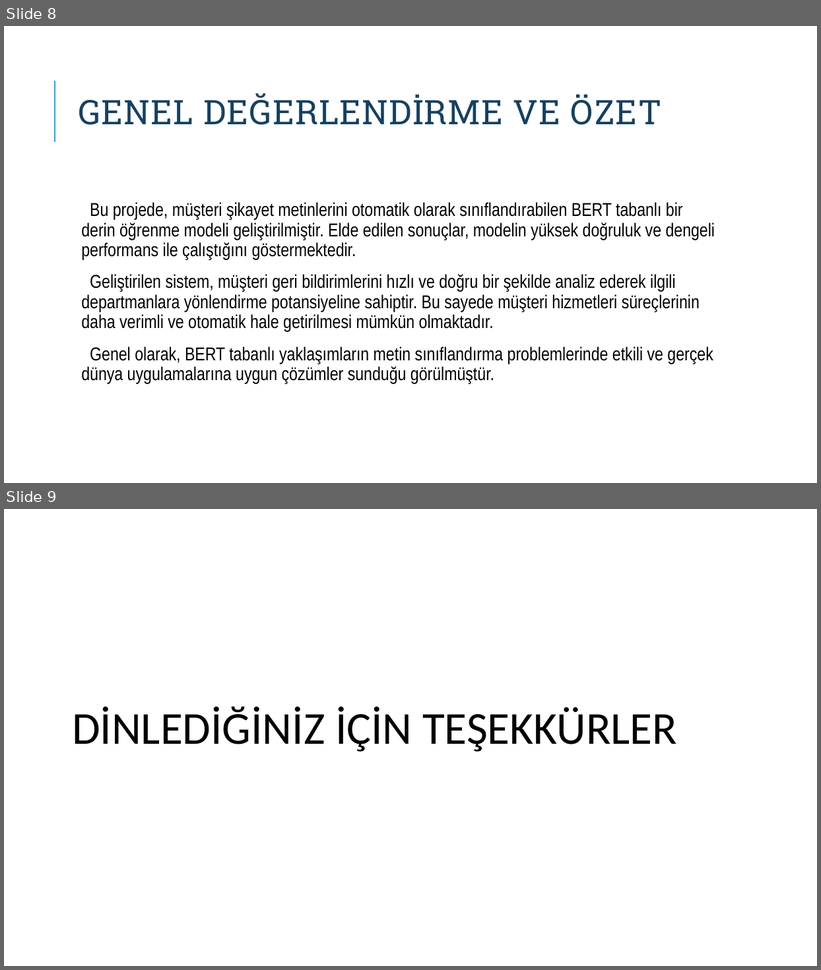
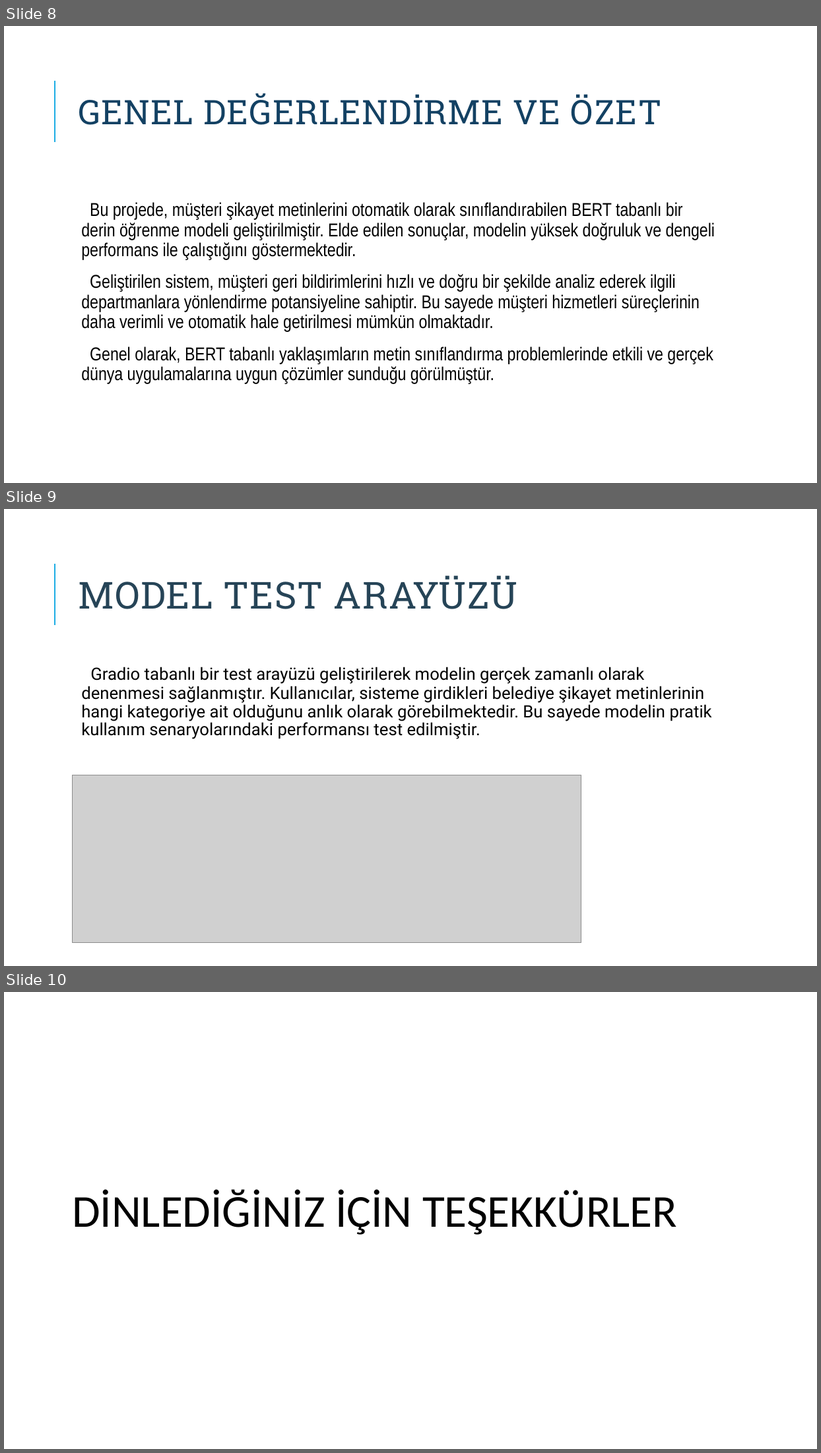
Before and after one commit to AslihanErarslan/customer-complaint-classification, a slide deck: ASLIHANERARSLAN_23040101020_MUSTERISIKAYETLERISINIFLANDIRMA.pptx. Shown one above the other, each under a label of ours: slides 8 and 9 before the commit, slides 8, 9 and 10 after it. The pictures are 821x970 and 821x1453 pixels, drawn with LibreOffice and Linux fonts; fonts in the diff are those of the drawing; grey boxes stand for pictures. Boxes give left, top, right and bottom in pixels: in the first picture for what was removed or moved away, otherwise in the second. Text is boxed around its words. In the diff, an @@ line names an element or a change of style, - is before the commit and + after.

```diff
--- a/ASLIHANERARSLAN_23040101020_MUSTERISIKAYETLERISINIFLANDIRMA.pptx
+++ b/ASLIHANERARSLAN_23040101020_MUSTERISIKAYETLERISINIFLANDIRMA.pptx
@@ slide 9 added at [4,509,817,966], background #FFFFFF; not listed: 1 template element that a slide beside it also shows @@
@@ title added at [79,576,518,609], 44 pt, text #264457 @@
+MODEL TEST ARAYÜZÜ
@@ text added at [81,667,712,739], 20 pt, text #000000 @@
+  Gradio tabanlı bir test arayüzü geliştirilerek modelin gerçek zamanlı olarak denenmesi sağlanmıştır. Kullanıcılar, sisteme girdikleri belediye şikayet metinlerinin hangi kategoriye ait olduğunu anlık olarak görebilmektedir. Bu sayede modelin pratik kullanım senaryolarındaki performansı test edilmiştir.
@@ picture added at [73,775,582,943] @@
@@ what was slide 9 is now slide 10 @@
```
Also in this commit, not shown: 4 slides changed, 1 other file.
